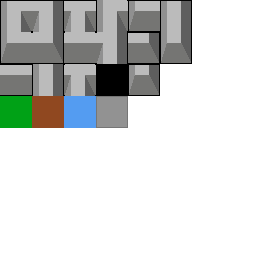
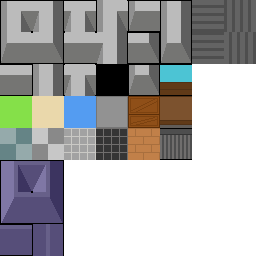
Layers edited between the first and the second 256x256 image:
moved "Layer" (1st of 2) above "Layer", painted on it over [0, 0, 256, 256]
renamed "Walls" to "Layer", painted on it over [0, 0, 256, 256]
